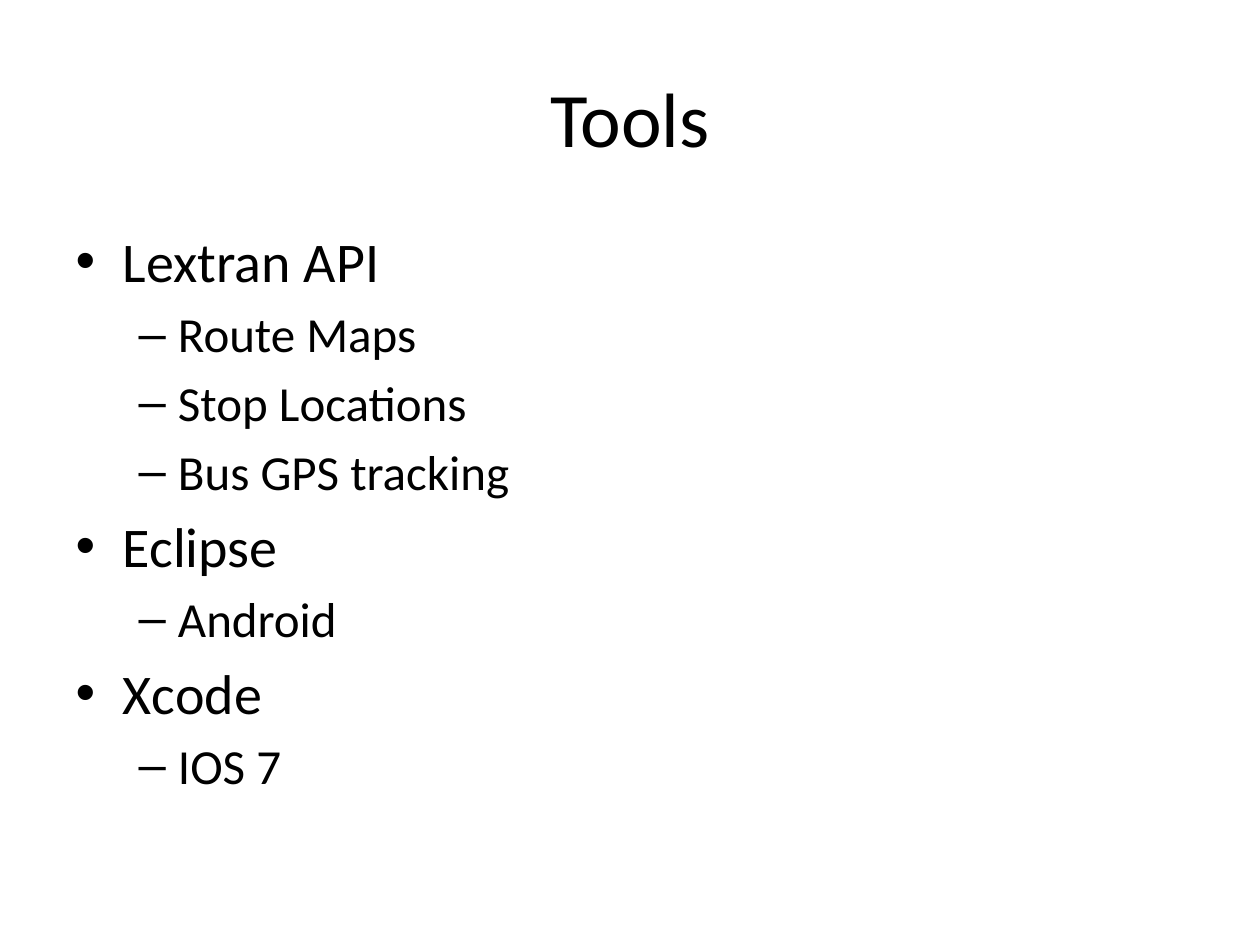
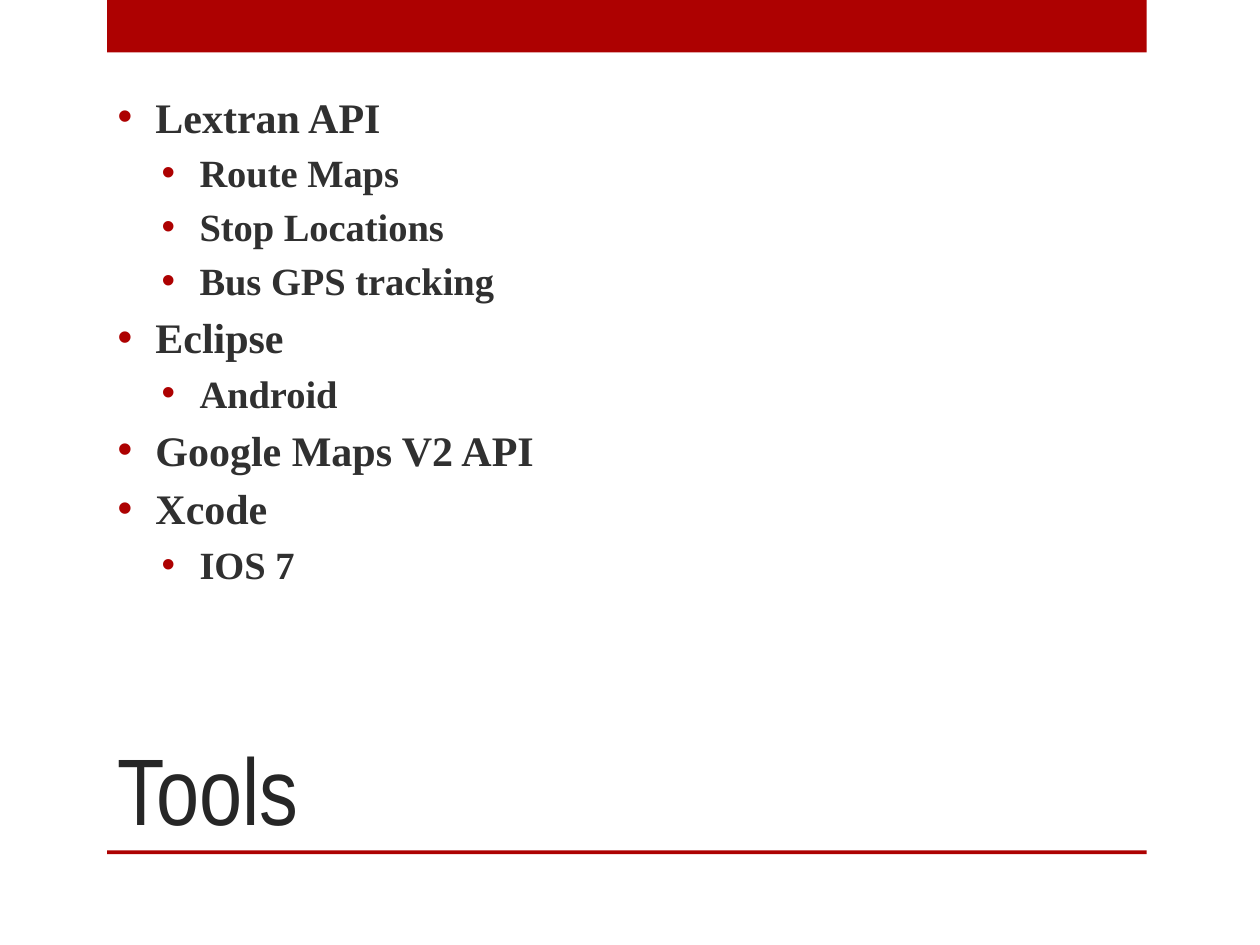
Before and after one commit to UKOpenLexingtonSeniorDesign/presentation, a slide deck: slide 4 of Presentation1.pptx. Drawn at 1260x945 pixels with LibreOffice and Linux fonts; fonts in the diff are those of the drawing; background and template pictures are left out. Boxes give left, top, right and bottom in pixels: in the first picture for what was removed or moved away, otherwise in the second. Text is boxed around its words. In the diff, an @@ line names an element or a change of style, - is before the commit and + after.

Commit message:
Applied a design template and made small changes

```diff
--- a/Presentation1.pptx
+++ b/Presentation1.pptx
@@ background #FFFFFF to picture (left out) @@
@@ rectangle added at (107,0,1147,53), fill #AD0101 @@
@@ text "Lextran API": place and size @@
-text "Lextran API" at (123,246,509,785)
+text "Lextran API" at (155,105,533,580)
@@ text "Lextran API" at (155,105,533,580): vertical alignment top to middle @@
@@ text at (155,105,494,580): size 32 to 24 pt in "Lextran API", "Eclipse", "Xcode"; font Calibri to Times New Roman, text colour #000000 to #303030, bold on in "Lextran API", "Route Maps", "Stop Locations", "Bus GPS tracking" and 4 more places; size 28 to 22 pt in "Route Maps", "Stop Locations", "Bus GPS tracking", "Android" and 1 more places; indent changed; less space between paragraphs; bullet – to • @@
@@ text at (155,437,533,475): paragraph added @@
+• Google Maps V2 API
@@ title "Tools": place and size @@
-title "Tools" at (550,93,710,148)
+title "Tools" at (118,756,299,826)
@@ title "Tools" at (118,756,299,826): size 44 to 54 pt, font Calibri to Arial Narrow, text colour #000000 to #C9C9C9; alignment centre to left; vertical alignment middle to bottom @@
@@ rectangle added at (107,850,1147,854), fill #AD0101 @@
```
Also in this commit, not shown: 11 other slides changed.
